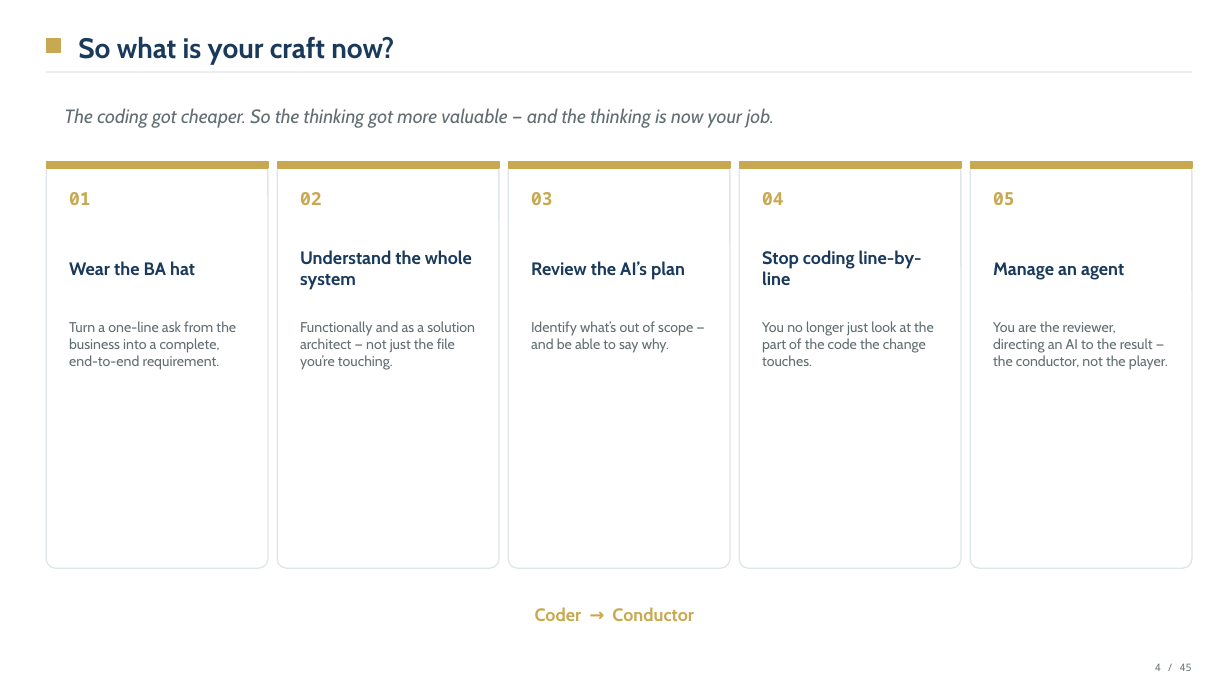
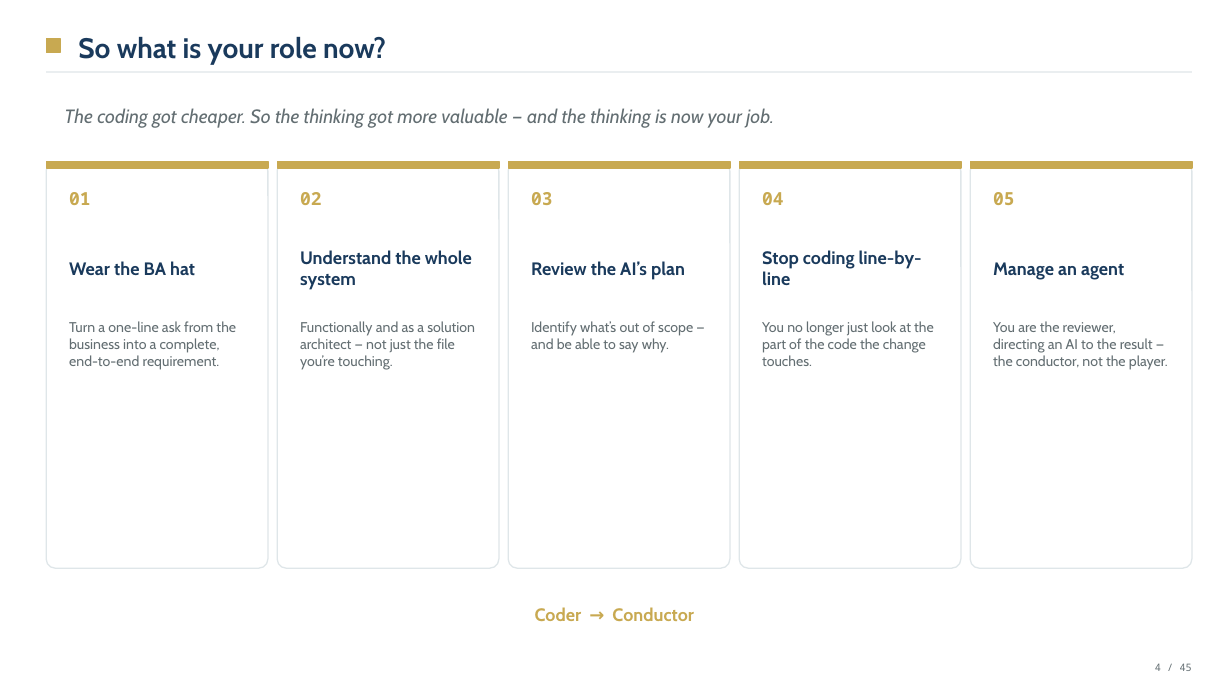
Before and after one commit to vickysrawat/AI-Assisted-development, a slide deck: slide 4 of docs/presentations/ai-assisted-development-story.pptx. Drawn at 1232x693 pixels with LibreOffice and Linux fonts; fonts in the diff are those of the drawing. Boxes give left, top, right and bottom in pixels: in the first picture for what was removed or moved away, otherwise in the second. Text is boxed around its words. In the diff, an @@ line names an element or a change of style, - is before the commit and + after.

```diff
--- a/docs/presentations/ai-assisted-development-story.pptx
+++ b/docs/presentations/ai-assisted-development-story.pptx
@@ text at (78,37,386,64): text changed @@
-So what is your craft now?
+So what is your role now?
```
Also in this commit, not shown: 36 other slides changed, 11 other files.
